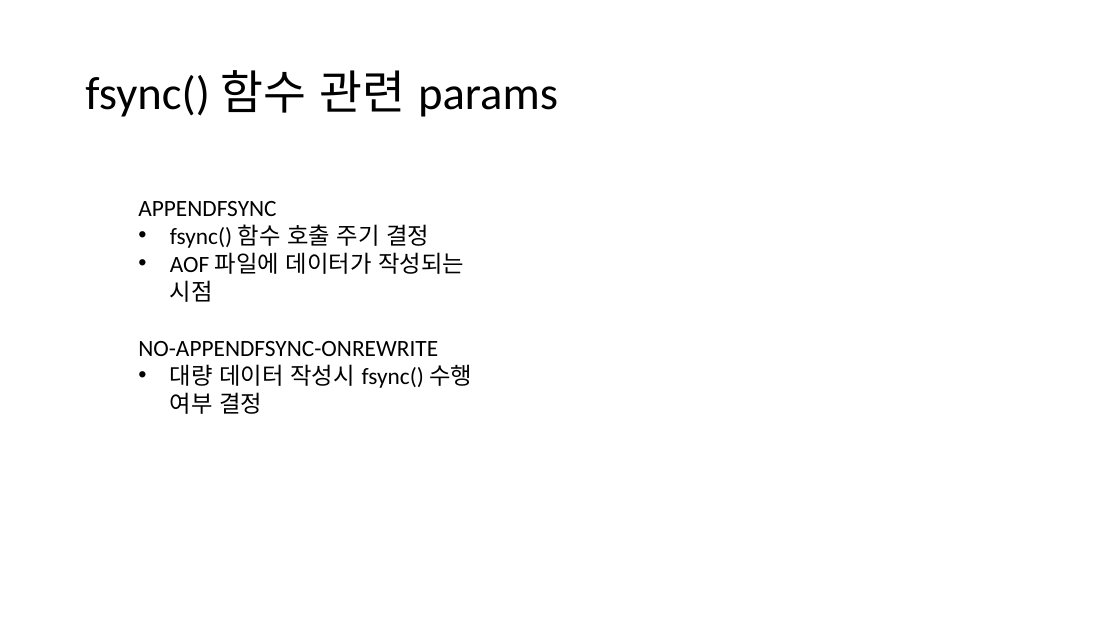
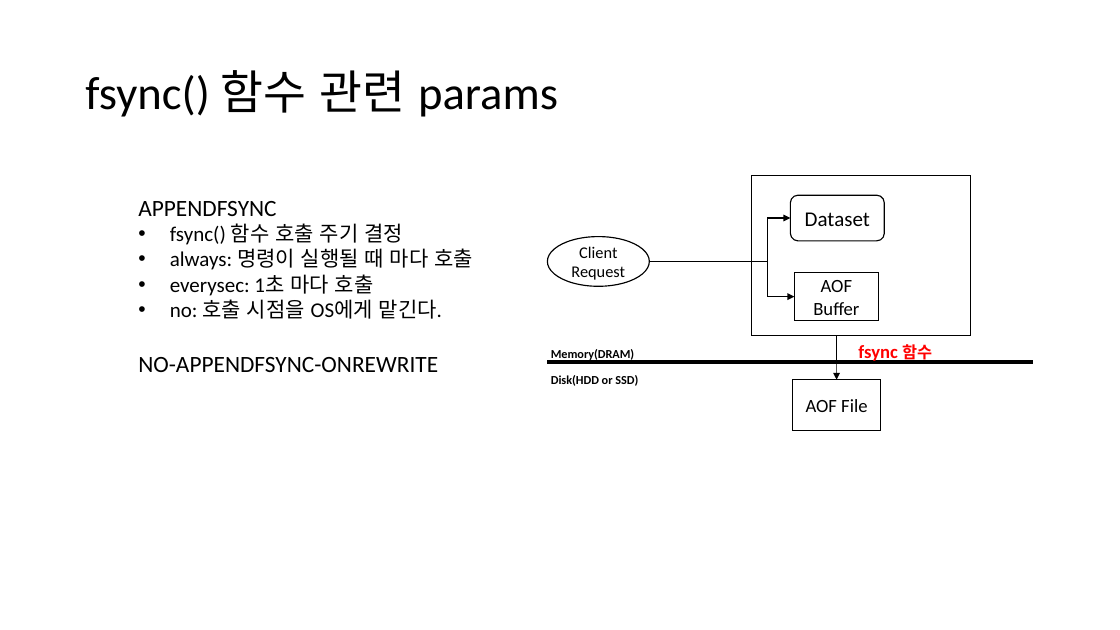
Before and after one commit to jsw166098/Redis, a slide deck: slide 8 of redis_01.pptx (slide 9 before the commit). Drawn at 1120x630 pixels with LibreOffice and Linux fonts; fonts in the diff are those of the drawing. Boxes give left, top, right and bottom in pixels: in the first picture for what was removed or moved away, otherwise in the second. Text is boxed around its words. In the diff, an @@ line names an element or a change of style, - is before the commit and + after.

```diff
--- a/redis_01.pptx
+++ b/redis_01.pptx
@@ text at (170,223,403,245): size 20 to 18 pt in "fsync() 함수 호출 주기 결정" @@
@@ text at (170,248,473,319): text changed; size 20 to 18 pt @@
-• AOF 파일에 데이터가 작성되는 시점
+• always: 명령이 실행될 때 마다 호출
+• everysec: 1초 마다 호출
+• no: 호출 시점을 OS에게 맡긴다.
@@ group added at (548,176,1033,430): 3 rectangles, 3 texts, 2 elbow arrows, 1 arrow, 1 rounded rectangle, 1 ellipse, 1 line @@
+Dataset
+AOF Buffer
+Client Request
+AOF File
+Memory(DRAM)
+Disk(HDD or SSD)
+fsync 함수
@@ text at (170,364,472,414): paragraph removed @@
-• 대량 데이터 작성시 fsync() 수행 여부 결정
```
Also in this commit, not shown: 4 other slides changed, 1 slide added, 1 slide removed, 3 other files.
